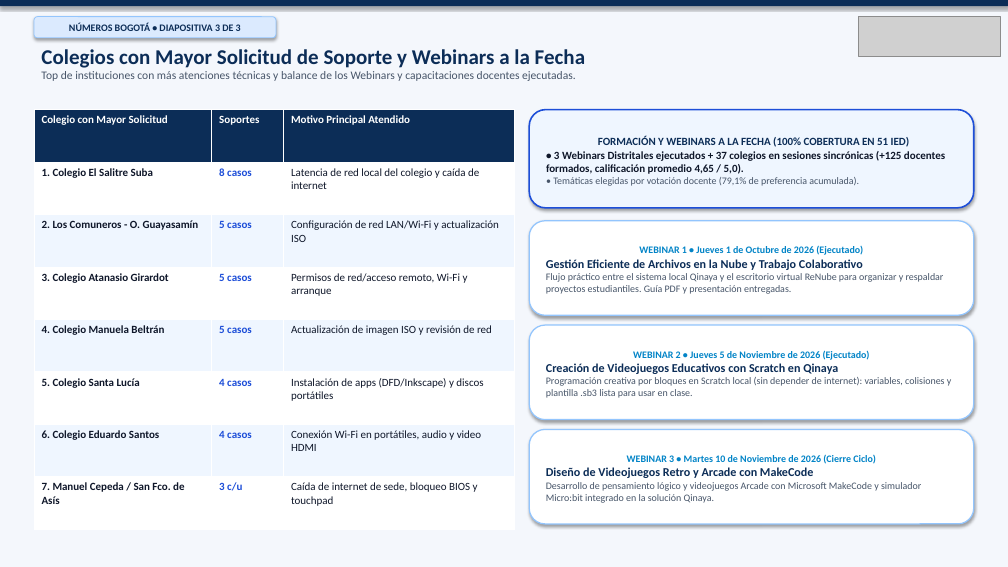
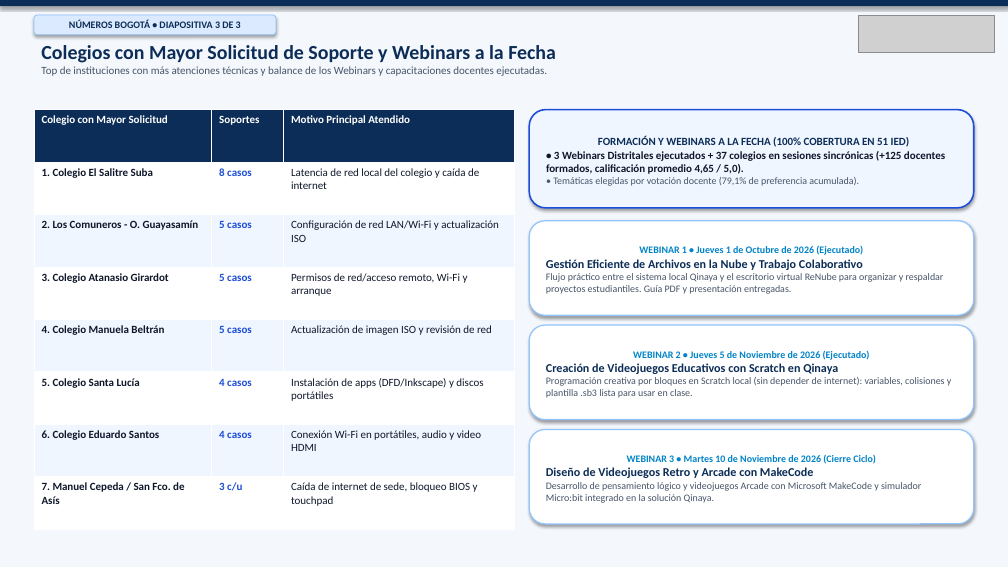
Before and after one commit to HernanA71/kit-bienvenida-qinaya, a slide deck: slide 3 of Numeros_Bogota_Resumen_Editable.pptx. Drawn at 1008x567 pixels with LibreOffice and Linux fonts; fonts in the diff are those of the drawing; grey boxes stand for pictures. Boxes give left, top, right and bottom in pixels: in the first picture for what was removed or moved away, otherwise in the second. Text is boxed around its words. In the diff, an @@ line names an element or a change of style, - is before the commit and + after.

```diff
--- a/Numeros_Bogota_Resumen_Editable.pptx
+++ b/Numeros_Bogota_Resumen_Editable.pptx
@@ picture: place and size @@
-picture at <box>858,17,1000,56</box>
+picture at <box>858,15,995,53</box>
@@ text "Colegios con Mayor Solicitud de ..." at <box>41,45,556,76</box>: size 20 to 19 pt in "Colegios con Mayor Solicitud de Soporte y ..."; size 11 to 10.5 pt in "Top de instituciones con más atenciones técnicas ..." @@
```
Also in this commit, not shown: 2 other slides changed, 1 other file.
